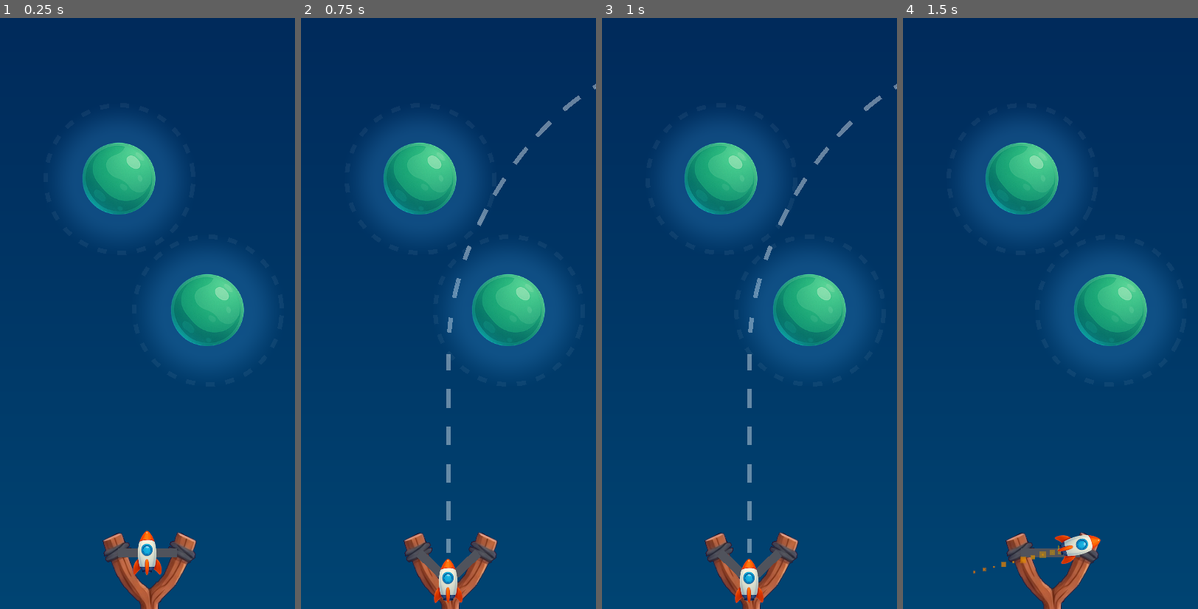
Above: before the commit, frames 1-4 (left to right).
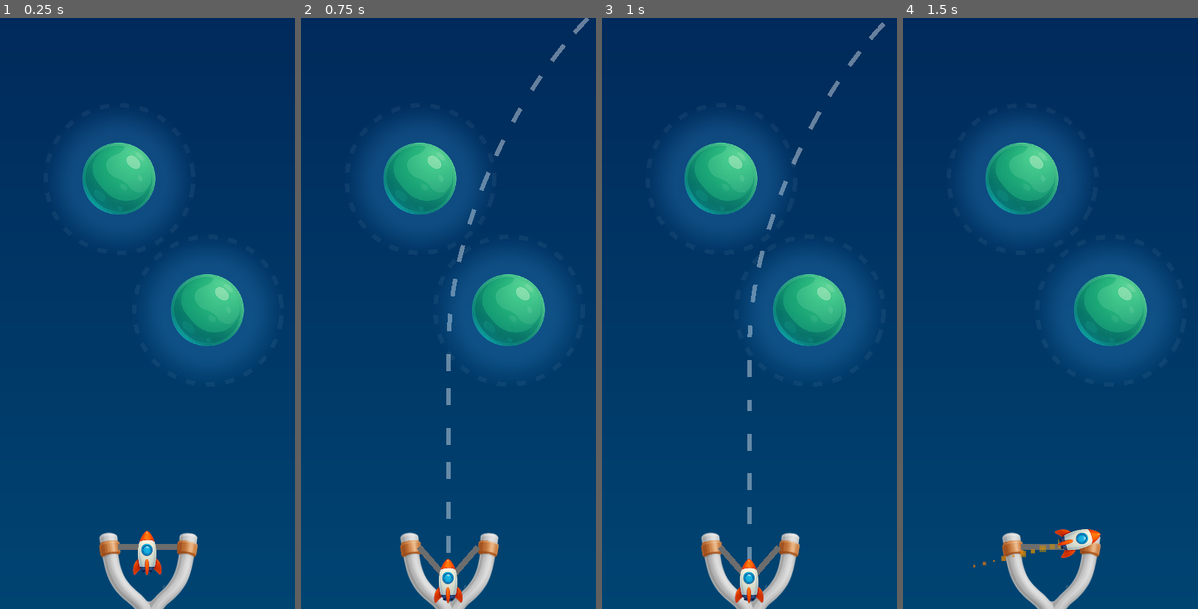
Above: after the commit, the same moments.

Repository: nbarkoch/spacecraft-launcher
Game: Godot game, scene res://scenes/game.tscn
Two runs of this game, one before a commit and one after it. Both use one fixed random seed, a clock stepped at 60 frames per second and the inputs below.
Inputs (mouse positions are in pixels of both pictures, inside the frame that each line leads up to):
- Up to frame 1 (0.25 s): no input
- Up to frame 2 (0.75 s): tap Enter at 0.5 s; move the mouse to (448, 579) at 0.52 s; press the mouse at (448, 579) at 0.53 s
- Up to frame 3 (1 s): no input
- Up to frame 4 (1.5 s): move the mouse to (991, 343) at 1.27 s; release the mouse at (991, 343) at 1.28 s; click (991, 343) at 1.35 s

The runs differ from the first frame. In frame 1, 2.5% of the frame differs, in the area x 33-67%, y 87-100%; in frame 2, 3.1%; in frame 3, 3.2%, in the area x 33-100%, y 0-100%; in frame 4, 2.9%.

Commit message:
slingshot impr 1

Diff:
--- a/scenes/slingshot.tscn
+++ b/scenes/slingshot.tscn
@@ -16,16 +16,16 @@
 texture = ExtResource("2_olcri")
 
 [node name="LeftLine" type="Line2D" parent="."]
-position = Vector2(0, 25)
+position = Vector2(0, 21)
 points = PackedVector2Array(0, -44, -20, -44)
-width = 6.0
-default_color = Color(0.313726, 0.32549, 0.360784, 1)
+width = 4.0
+default_color = Color(0.427451, 0.427451, 0.427451, 1)
 
 [node name="RightLine" type="Line2D" parent="."]
-position = Vector2(0, 25)
+position = Vector2(0, 21)
 points = PackedVector2Array(0, -44, 20, -44)
-width = 6.0
-default_color = Color(0.313726, 0.32549, 0.360784, 1)
+width = 4.0
+default_color = Color(0.427451, 0.427451, 0.427451, 1)
 
 [node name="TouchArea" type="Area2D" parent="."]
 
@@ -33,14 +33,11 @@
 shape = SubResource("CircleShape2D_0jt4s")
 
 [node name="SlingshotCenter" type="Marker2D" parent="."]
-position = Vector2(0, -19)
+position = Vector2(0, -23)
 
 [node name="TrajectoryPredictor" type="Node2D" parent="."]
 script = ExtResource("3_tp123")
 max_prediction_time = 3.0
-prediction_steps = 150
-dash_length = 12.0
-gap_length = 8.0
 line_width = 2.5
 normal_color = Color(1, 1, 1, 0.8)
 gravity_color = Color(0.3, 0.7, 1, 0.9)
--- a/scripts/trajectory_predictor.gd
+++ b/scripts/trajectory_predictor.gd
@@ -8,7 +8,7 @@
 @export var normal_color: Color = Color(1.0, 1.0, 1.0, 0.4)
 @export var gravity_color: Color = Color(0.3, 0.7, 1.0, 0.4)
 @export var collision_color: Color = Color(1.0, 0.2, 0.2, 0.9)
-@export var animation_speed: float = 80.0  # Much slower and nicer speed
+@export var animation_speed_multiplier: float = 0.35  # Multiplier for fine-tuning
 
 # Internal variables
 var trajectory_line: Line2D
@@ -16,18 +16,20 @@
 var animation_offset: float = 0.0
 var cached_points: Array = []
 var cached_states: Array = []
+var current_velocity: Vector2 = Vector2.ZERO  # Store the current velocity
+var velocity_based_speed: float = 0.0
 
 func _ready():
 	create_trajectory_line()
 
 func _process(delta):
-	"""Animate the trajectory dashes"""
+	"""Animate the trajectory dashes at velocity-matched speed"""
 	if is_predicting and cached_points.size() > 0:
-		# Update animation offset
-		animation_offset += animation_speed * delta
+		# Use velocity-based animation speed
+		animation_offset += velocity_based_speed * delta
 
 		# Reset offset to prevent overflow
-		var dash_cycle = 20.0  # dash_length + gap_length
+		var dash_cycle = 25.0  # dash_length + gap_length
 		if animation_offset > dash_cycle:
 			animation_offset -= dash_cycle
 
@@ -44,6 +46,13 @@
 
 func predict_trajectory(start_position: Vector2, initial_velocity: Vector2):
 	"""Predict trajectory using EXACT same physics as spacecraft"""
+	# Store the initial velocity for animation speed calculation
+	current_velocity = initial_velocity
+
+	# Calculate animation speed based on velocity magnitude
+	# Scale it down since the trajectory is in local coordinates and might be smaller
+	velocity_based_speed = current_velocity.length() * animation_speed_multiplier
+
 	# Don't clear animation_offset here - only clear the line points
 	if trajectory_line:
 		trajectory_line.clear_points()
@@ -59,16 +68,18 @@
 
 	var trajectory_points = []
 	var point_states = []
+	var velocity_segments = []  # Store velocity for each segment
 
 	# Get planets
 	var planets = find_all_planets()
 
 	# Simulate using exact game physics
 	for step in range(total_steps):
-		# Add current position
+		# Add current position and velocity
 		trajectory_points.append(to_local(sim_position))
-
-		# Check planet collisions - simulate what actually happens in your game
+		velocity_segments.append(sim_velocity.length())
+
+		# Check planet collisions
 		var collision_detected = false
 
 		for planet in planets:
@@ -77,8 +88,6 @@
 
 			var distance_to_planet = sim_position.distance_to(planet.global_position)
 
-			# Your planet script calls body.destroy() after 1.5 seconds when spacecraft hits
-			# So in reality, the spacecraft continues for a bit before being destroyed
 			if distance_to_planet <= planet.planet_radius:
 				collision_detected = true
 				point_states.append(2)  # Mark as collision/destruction
@@ -130,26 +139,28 @@
 	cached_states = point_states
 
 	# Create trajectory with accurate colors and animation
-	create_animated_trajectory(trajectory_points, point_states)
-
-func create_animated_trajectory(points: Array, states: Array):
-	"""Create trajectory with animated moving dashes"""
+	create_velocity_matched_trajectory(trajectory_points, point_states, velocity_segments)
+
+func create_velocity_matched_trajectory(points: Array, states: Array, velocities: Array):
+	"""Create trajectory with velocity-matched animated moving dashes"""
 	if points.size() < 2:
 		return
 
 	trajectory_line.clear_points()
 
-	var dash_length = 15.0  # Longer dashes for better visibility
-	var gap_length = 10.0   # Longer gaps for better visibility
+	var dash_length = 15.0
+	var gap_length = 10.0
 	var cycle_length = dash_length + gap_length
 	var current_color = normal_color
 
-	# Calculate total path length for better animation
+	# Calculate cumulative distance along path for velocity-based animation
+	var path_distances = [0.0]
 	var total_path_length = 0.0
+
 	for i in range(points.size() - 1):
-		total_path_length += points[i].distance_to(points[i + 1])
-
-	var current_path_distance = 0.0
+		var segment_length = points[i].distance_to(points[i + 1])
+		total_path_length += segment_length
+		path_distances.append(total_path_length)
 
 	for i in range(points.size() - 1):
 		var start_point = points[i]
@@ -176,19 +187,24 @@
 			if trajectory_line.get_point_count() > 0:
 				trajectory_line.add_point(Vector2.INF)
 
+		# Get velocity for this segment for local animation speed
+		var segment_velocity = velocities[i] if i < velocities.size() else current_velocity.length()
+		var local_speed_factor = segment_velocity / max(current_velocity.length(), 1.0)
+
 		# Create animated dashed pattern along this segment
-		var direction = segment_vector.normalized()
 		var steps = int(segment_length / 2.0) + 1
 
 		for step in range(steps + 1):
 			var t = float(step) / steps
 			var current_pos = start_point + segment_vector * t
-			var distance_along_path = current_path_distance + segment_length * t
-
-			# Calculate animation position (reverse the offset for correct direction)
-			var animated_distance = distance_along_path - animation_offset  # Subtract to go forward
+			var distance_along_segment = segment_length * t
+			var total_distance = path_distances[i] + distance_along_segment
+
+			# Apply velocity-based animation with local speed adjustments
+			var adjusted_animation_offset = animation_offset * local_speed_factor
+			var animated_distance = total_distance - adjusted_animation_offset
 			var cycle_pos = fmod(animated_distance, cycle_length)
-			if cycle_pos < 0:  # Handle negative modulo
+			if cycle_pos < 0:
 				cycle_pos += cycle_length
 
 			var should_draw = cycle_pos < dash_length
@@ -201,11 +217,12 @@
 				if last_point != Vector2.INF:
 					trajectory_line.add_point(Vector2.INF)
 
-		current_path_distance += segment_length
-
-func create_accurate_trajectory(points: Array, states: Array):
-	"""Legacy function - now uses animated version"""
-	create_animated_trajectory(points, states)
+func create_animated_trajectory(points: Array, states: Array):
+	"""Legacy function - now uses velocity-matched version"""
+	var dummy_velocities = []
+	for i in range(points.size()):
+		dummy_velocities.append(current_velocity.length())
+	create_velocity_matched_trajectory(points, states, dummy_velocities)
 
 func find_all_planets() -> Array:
 	"""Find all Planet nodes in the scene"""
@@ -239,7 +256,7 @@
 	visible = false
 	is_predicting = false
 	clear_trajectory()
-	reset_animation()  # Reset animation when hiding
+	reset_animation()
 
 func clear_trajectory():
 	"""Clear trajectory line but preserve animation state"""
@@ -247,7 +264,6 @@
 		trajectory_line.clear_points()
 	cached_points.clear()
 	cached_states.clear()
-	# Don't reset animation_offset here - let it keep animating
 
 func reset_animation():
 	"""Reset animation completely (called when hiding trajectory)"""
@@ -257,3 +273,7 @@
 	"""Update prediction in real-time"""
 	if is_predicting:
 		predict_trajectory(start_position, initial_velocity)
+
+func set_animation_speed_multiplier(multiplier: float):
+	"""Adjust the animation speed multiplier for fine-tuning"""
+	animation_speed_multiplier = multiplier
Binary file changed: sprites/slingshot.png
